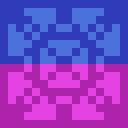
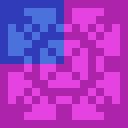
Two versions of the same layered image (128 x 128). Layer-by-layer changes:
added layer "Blue Corner Top Left" above "Blue Corner Top Right" over [64, 0, 128, 64]
added layer "Blue Corner Top Right" above "Blue Corner Bottom Right" over [64, 0, 128, 64]
added layer "Blue Corner Bottom Right" above "Blue Corner Bottom Left" over [64, 0, 128, 64]
added layer "Blue Corner Bottom Left" above "Pink Corner Top Left" over [64, 0, 128, 64]
added layer "Pink Corner Top Left" above "Pink Corner Top Right" over [64, 0, 128, 64]
added layer "Pink Corner Top Right" above "Pink Corner Bottm Right" over [64, 0, 128, 64]
added layer "Pink Corner Bottm Right" above "Pink Corner Bottom Left" over [64, 0, 128, 64]
added layer "Pink Corner Bottom Left" above "Horozontal cross Pink Top" over [64, 0, 128, 64]
added layer "Horozontal cross Pink Top" above "Horozontal cross Pink Bottom" over [64, 0, 128, 64]
added layer "Vertical Cross Pink Left" above "Vertical Cross Pink Right" over [64, 0, 128, 64]
